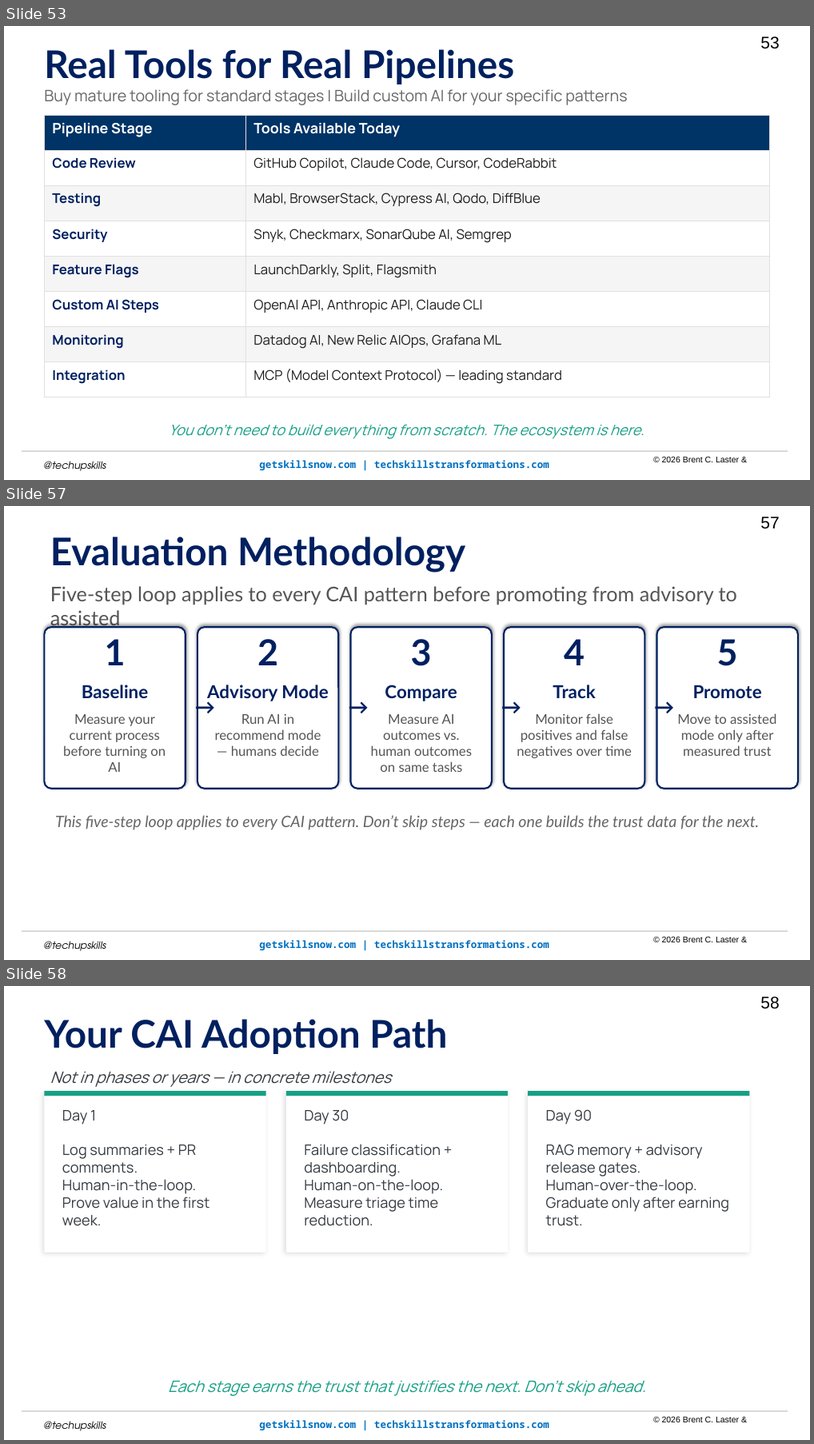
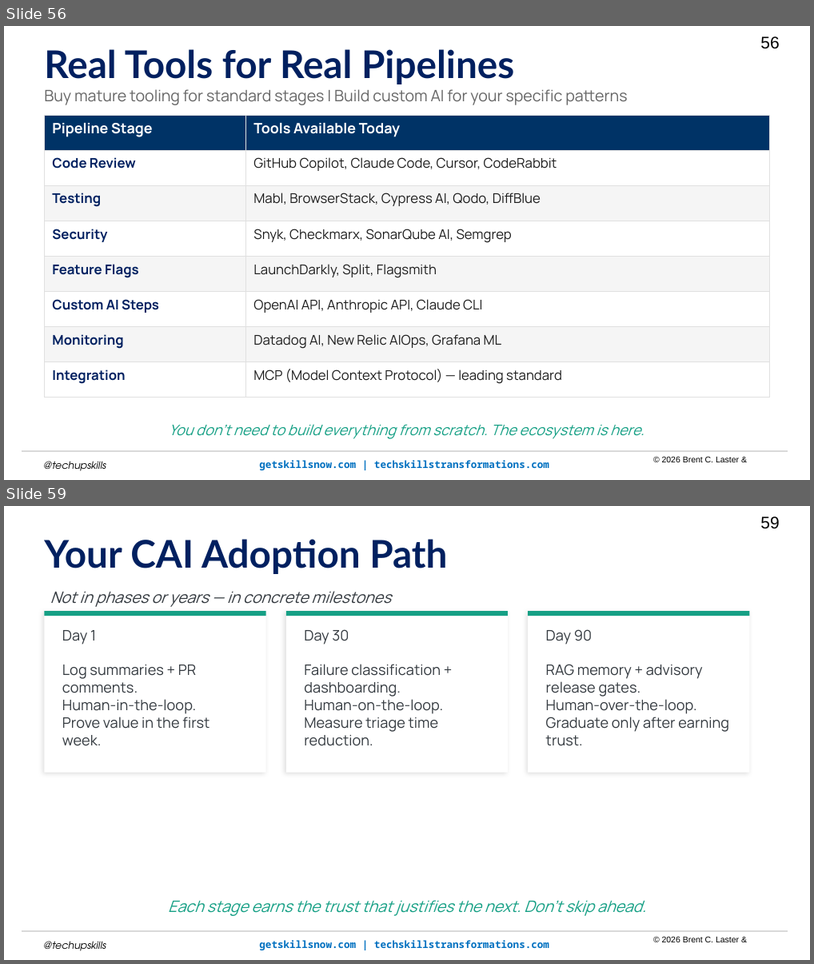
Before and after one commit to brentlaster/arc-of-ai-talks, a slide deck: cai/cicd-cai.pptm. Shown one above the other, each under a label of ours: slides 53, 57 and 58 before the commit, slides 56 and 59 after it; the slides between them are not shown. The pictures are 814x1444 and 814x964 pixels, drawn with LibreOffice and Linux fonts; fonts in the diff are those of the drawing; background and template pictures are left out. Boxes give left, top, right and bottom in pixels: in the first picture for what was removed or moved away, otherwise in the second. Text is boxed around its words. In the diff, an @@ line names an element or a change of style, - is before the commit and + after.

```diff
--- a/cai/cicd-cai.pptm
+++ b/cai/cicd-cai.pptm
@@ slide 57 removed at (x1=4, y1=506, x2=810, y2=960), background picture (left out); not listed: 5 template elements that a slide beside it also shows @@
@@ text removed at (x1=50, y1=536, x2=466, y2=572) @@
-Evaluation Methodology
@@ text removed at (x1=50, y1=586, x2=738, y2=605) @@
-Five-step loop applies to every CAI pattern before promoting from advisory to assisted
@@ rounded rectangle removed at (x1=45, y1=627, x2=186, y2=788) @@
@@ text removed at (x1=105, y1=639, x2=126, y2=665) @@
-1
@@ rounded rectangle removed at (x1=198, y1=627, x2=338, y2=788) @@
@@ text removed at (x1=258, y1=639, x2=278, y2=665) @@
-2
@@ rounded rectangle removed at (x1=350, y1=627, x2=491, y2=788) @@
@@ text removed at (x1=411, y1=639, x2=432, y2=666) @@
-3
@@ rounded rectangle removed at (x1=504, y1=627, x2=646, y2=788) @@
@@ text removed at (x1=564, y1=639, x2=585, y2=665) @@
-4
@@ rounded rectangle removed at (x1=658, y1=627, x2=798, y2=788) @@
@@ text removed at (x1=718, y1=639, x2=738, y2=666) @@
-5
@@ text removed at (x1=82, y1=684, x2=148, y2=698) @@
-Baseline
@@ text removed at (x1=207, y1=684, x2=328, y2=703) @@
-Advisory Mode
@@ text removed at (x1=385, y1=684, x2=457, y2=701) @@
-Compare
@@ text removed at (x1=553, y1=684, x2=595, y2=698) @@
-Track
@@ text removed at (x1=694, y1=685, x2=762, y2=698) @@
-Promote
@@ text removed at (x1=63, y1=714, x2=166, y2=772) @@
-Measure your current process before turning on AI
@@ text removed at (x1=189, y1=700, x2=202, y2=713) @@
-→
@@ text removed at (x1=215, y1=714, x2=322, y2=756) @@
-Run AI in recommend mode — humans decide
@@ text removed at (x1=342, y1=700, x2=356, y2=713) @@
-→
@@ text removed at (x1=371, y1=714, x2=472, y2=772) @@
-Measure AI outcomes vs. human outcomes on same tasks
@@ text removed at (x1=496, y1=700, x2=509, y2=713) @@
-→
@@ text removed at (x1=517, y1=713, x2=632, y2=758) @@
-Monitor false positives and false negatives over time
@@ text removed at (x1=649, y1=700, x2=662, y2=713) @@
-→
@@ text removed at (x1=678, y1=713, x2=777, y2=756) @@
-Move to assisted mode only after measured trust
@@ text removed at (x1=55, y1=815, x2=759, y2=830) @@
-This five-step loop applies to every CAI pattern. Don’t skip steps — each one builds the trust data for the next.
@@ what was slide 53 is now slide 56 @@
@@ page number at (x1=761, y1=36, x2=779, y2=49): text changed @@
-53
+56
@@ what was slide 58 is now slide 59 @@
@@ page number at (x1=761, y1=516, x2=779, y2=529): text changed @@
-58
+59
```
Also in this commit, not shown: 5 slides changed, 4 slides added, 2 other slides removed, 1 other file.
